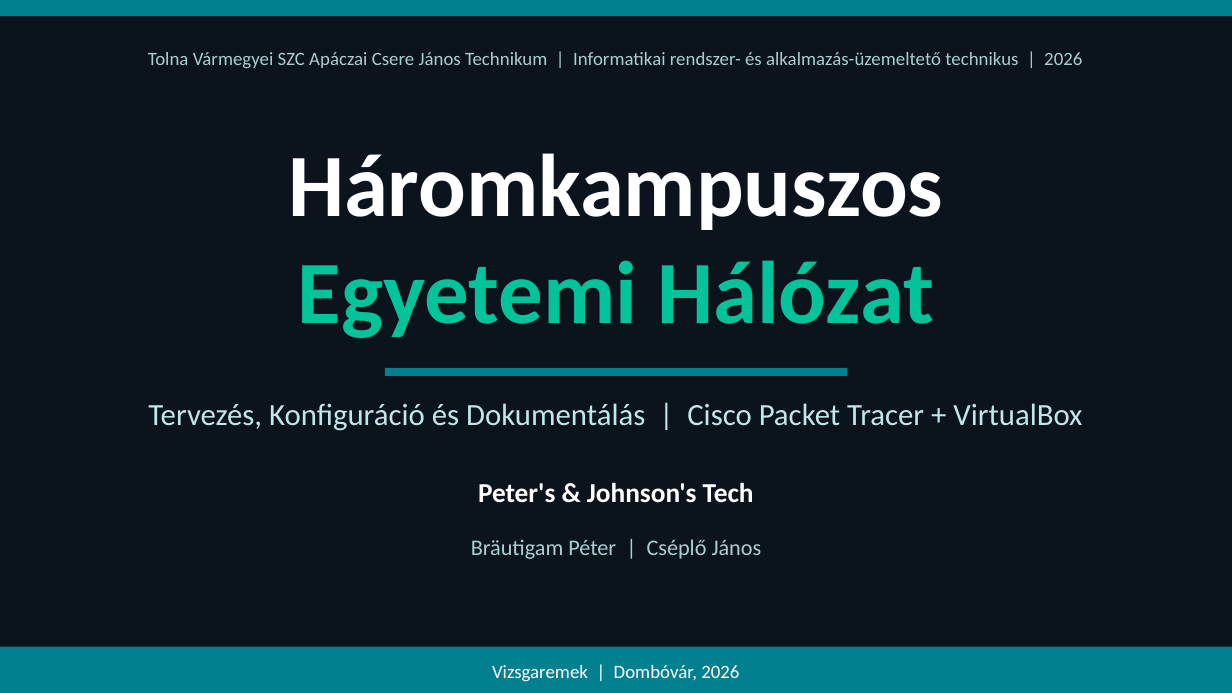
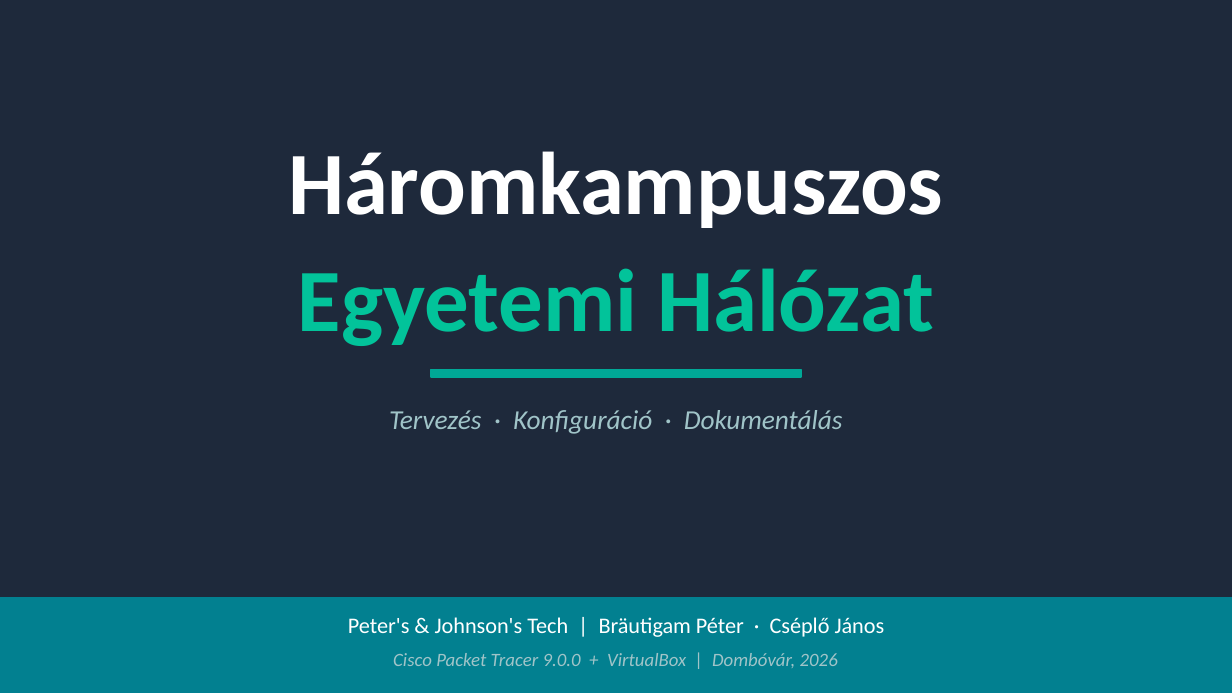
Before and after one commit to brautigampeter/Peters-n-Johnsons-Tech, a slide deck: slide 1 of PnJT - Háromkampuszos Egyetemi Hálózat prezentáció - Magyar.pptx. Drawn at 1232x693 pixels with LibreOffice and Linux fonts; fonts in the diff are those of the drawing; background and template pictures are left out; a plain dark background stands for a picture behind light text. Boxes give left, top, right and bottom in pixels: in the first picture for what was removed or moved away, otherwise in the second. Text is boxed around its words. In the diff, an @@ line names an element or a change of style, - is before the commit and + after.

```diff
--- a/PnJT - Háromkampuszos Egyetemi Hálózat prezentáció - Magyar.pptx
+++ b/PnJT - Háromkampuszos Egyetemi Hálózat prezentáció - Magyar.pptx
@@ rectangle removed at box(0, 0, 1232, 692) @@
@@ rectangle removed at box(0, 0, 1232, 16) @@
@@ text removed at box(148, 52, 1082, 68) @@
-Tolna Vármegyei SZC Apáczai Csere János Technikum | Informatikai rendszer- és alkalmazás-üzemeltető technikus | 2026
@@ text at box(288, 153, 943, 230): paragraph removed @@
-Háromkampuszos
@@ text added at box(288, 151, 943, 228), 52 pt, text #FFFFFF, bold @@
+Háromkampuszos
@@ text "Egyetemi Hálózat": place and size @@
-text "Egyetemi Hálózat" at box(288, 153, 943, 338)
+text "Egyetemi Hálózat" at box(298, 268, 934, 346)
@@ text "Egyetemi Hálózat" at box(298, 268, 934, 346): vertical alignment top to middle @@
@@ rectangle: place and size @@
-rectangle at box(384, 368, 846, 377)
+rectangle at box(431, 370, 801, 377)
@@ rectangle at box(431, 370, 801, 377): fill #028090 to #00A896; outline none to #00A896 1 pt @@
@@ text at box(389, 410, 843, 434): text changed; size 18 to 16 pt; text colour #C0E8EA to #A0C4C8; italic on @@
-Tervezés, Konfiguráció és Dokumentálás | Cisco Packet Tracer + VirtualBox
+Tervezés · Konfiguráció · Dokumentálás
@@ text removed at box(478, 482, 754, 503) @@
-Peter's & Johnson's Tech
@@ rectangle: place and size @@
-rectangle at box(0, 647, 1232, 693)
+rectangle at box(0, 598, 1232, 693)
@@ rectangle at box(0, 598, 1232, 693): outline none to #028090 1 pt @@
@@ text at box(348, 617, 885, 637): text changed; text colour #AACFD0 to #FFFFFF @@
-Bräutigam Péter | Cséplő János
+Peter's & Johnson's Tech | Bräutigam Péter · Cséplő János
@@ text at box(393, 653, 838, 668): text changed; text colour #FFFFFF to #A0C4C8; italic on @@
-Vizsgaremek | Dombóvár, 2026
+Cisco Packet Tracer 9.0.0 + VirtualBox | Dombóvár, 2026
```
Also in this commit, not shown: 7 other slides changed, 15 slides added, 5 slides removed, 1 other file.
